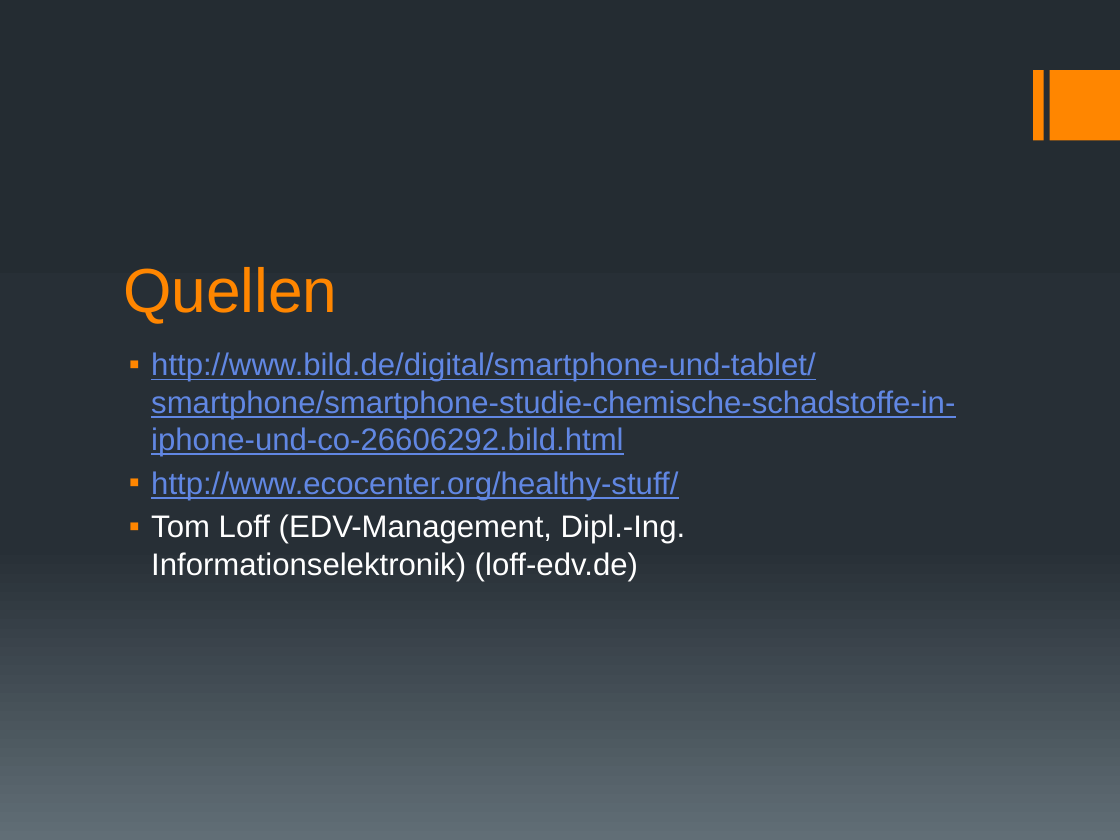
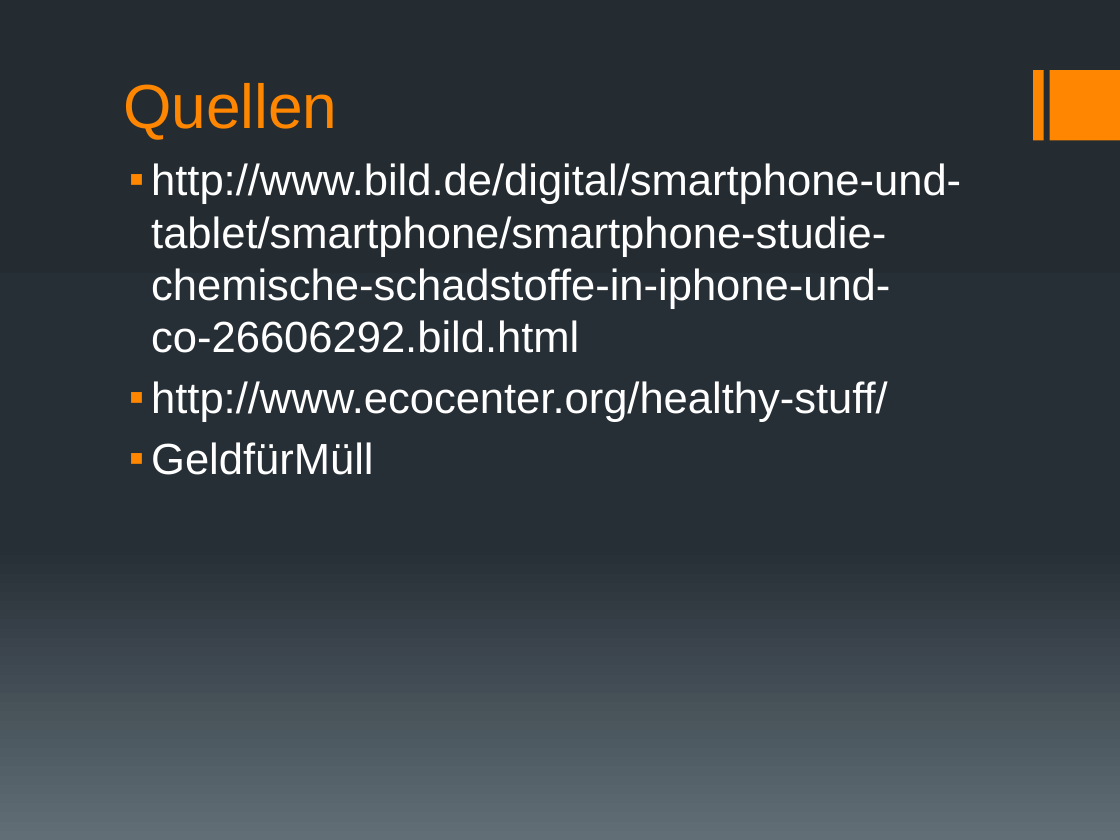
Before and after one commit to GymWenFLL/tpp_presentation, a slide deck: slide 23 of Gesamtpräsentation.pptx (slide 19 before the commit). Drawn at 1120x840 pixels with LibreOffice and Linux fonts; fonts in the diff are those of the drawing. Boxes give left, top, right and bottom in pixels: in the first picture for what was removed or moved away, otherwise in the second. Text is boxed around its words. In the diff, an @@ line names an element or a change of style, - is before the commit and + after.

```diff
--- a/Gesamtpräsentation.pptx
+++ b/Gesamtpräsentation.pptx
@@ title "Quellen": place and size @@
-title "Quellen" at [123, 267, 337, 323]
+title "Quellen" at [123, 83, 337, 139]
@@ text "http://www.bild.de/digital/smartphone-und-tablet/smartphone/ ...": place and size @@
-text "http://www.bild.de/digital/smartphone-und-tablet/smartphone/ ..." at [151, 352, 955, 581]
+text "http://www.bild.de/digital/smartphone-und-tablet/smartphone/ ..." at [151, 163, 961, 475]
@@ text at [151, 163, 961, 422]: size 20 to 28 pt, text colour #6187E3 to #FFFFFF, underline off; more space between paragraphs @@
@@ text at [151, 442, 373, 475]: text changed; size 20 to 28 pt @@
-▪ Tom Loff (EDV-Management, Dipl.-Ing. Informationselektronik) (loff-edv.de)
+▪ GeldfürMüll
```
Also in this commit, not shown: 9 other slides changed, 12 slides added, 8 slides removed, 2 other files.
